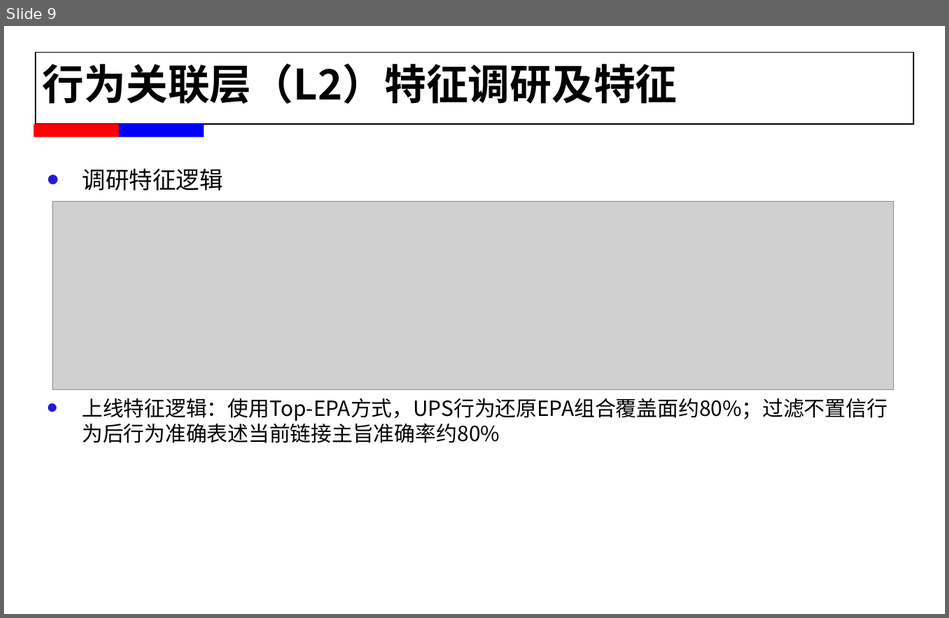
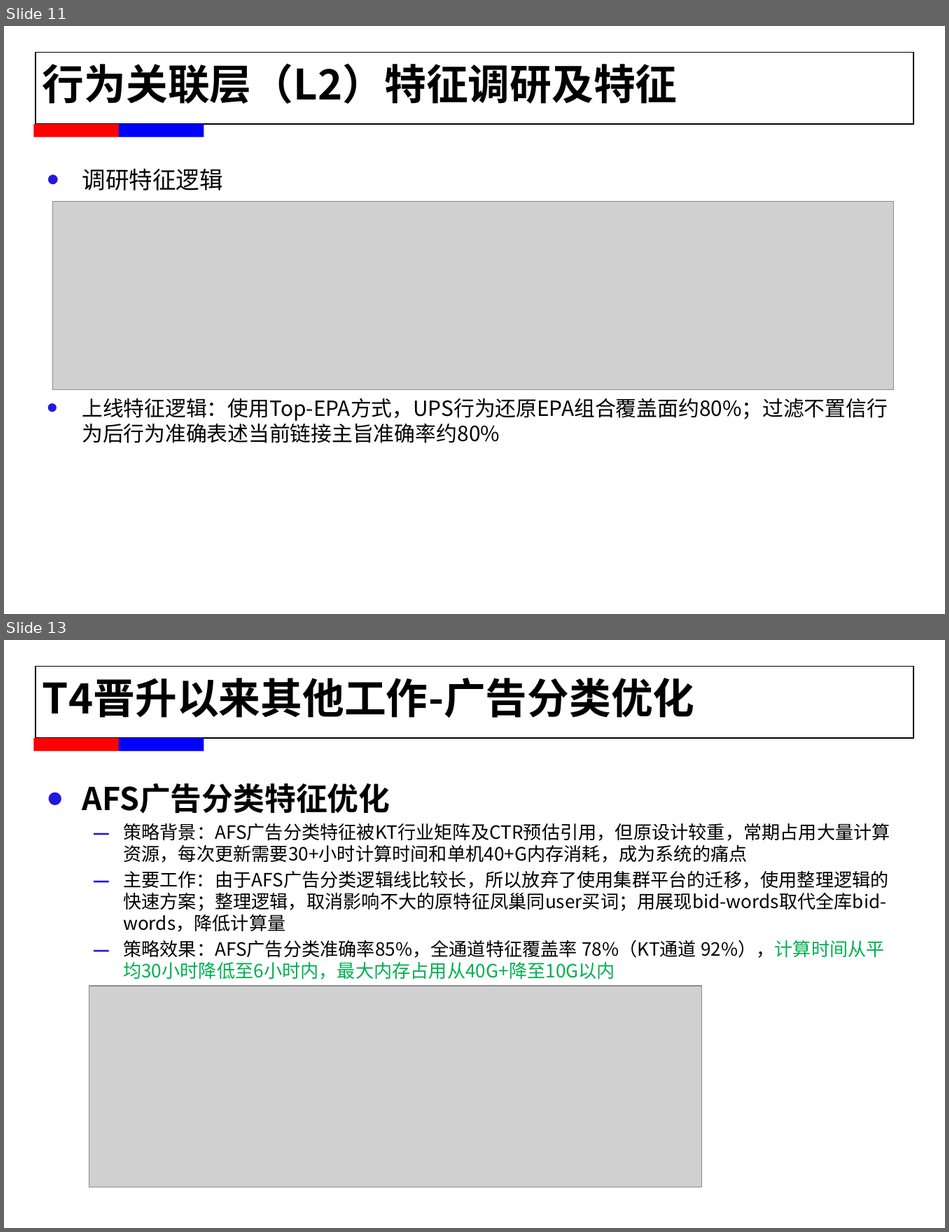
Before and after one commit to alexxyjiang/baidu-tech-report, a slide deck: For T5/蒋学渊_2015年春工作述职.pptx. Shown one above the other, each under a label of ours: slide 9 before the commit, slides 11 and 13 after it; the slides between them are not shown. The pictures are 949x618 and 949x1232 pixels, drawn with LibreOffice and Linux fonts; fonts in the diff are those of the drawing; grey boxes stand for pictures; background and template pictures are left out. Boxes give left, top, right and bottom in pixels: in the first picture for what was removed or moved away, otherwise in the second. Text is boxed around its words. In the diff, an @@ line names an element or a change of style, - is before the commit and + after.

```diff
--- a/For T5/蒋学渊_2015年春工作述职.pptx
+++ b/For T5/蒋学渊_2015年春工作述职.pptx
@@ slide 13 added at [4,640,945,1228], background #FFFFFF; not listed: 4 template elements that a slide beside it also shows @@
@@ text added at [42,678,695,718], 32 pt, text #000000, bold @@
+T4晋升以来其他工作-广告分类优化
@@ text added at [82,783,890,980], 14 pt, text #000000 @@
+• AFS广告分类特征优化
+  – 策略背景：AFS广告分类特征被KT行业矩阵及CTR预估引用，但原设计较重，常期占用大量计算资源，每次更新需要30+小时计算时间和单机40+G内存消耗，成为系统的痛点
+  – 主要工作：由于AFS广告分类逻辑线比较长，所以放弃了使用集群平台的迁移，使用整理逻辑的快速方案；整理逻辑，取消影响不大的原特征凤巢同user买词；用展现bid-words取代全库bid-words，降低计算量
+  – 策略效果：AFS广告分类准确率85%，全通道特征覆盖率 78%（KT通道 92%），计算时间从平均30小时降低至6小时内，最大内存占用从40G+降至10G以内
@@ picture added at [89,986,702,1187] @@
@@ what was slide 9 is now slide 11 @@
```
Also in this commit, not shown: 9 slides changed, 2 other slides added.
